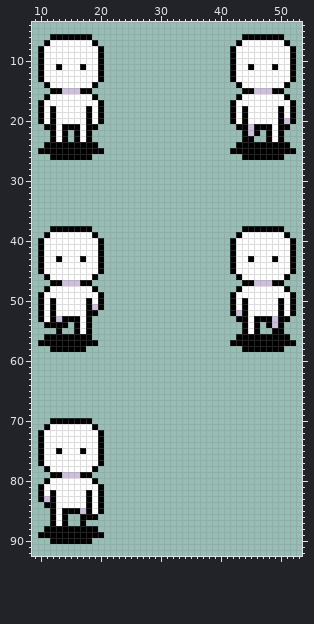
Sprite sheet: src/com/company/assets/Spritesheets/placeholderspritesheet.png. Above, as it was before the edit.
The file is 64x96 pixels. Shown: x 9..53, y 4..92.
After:
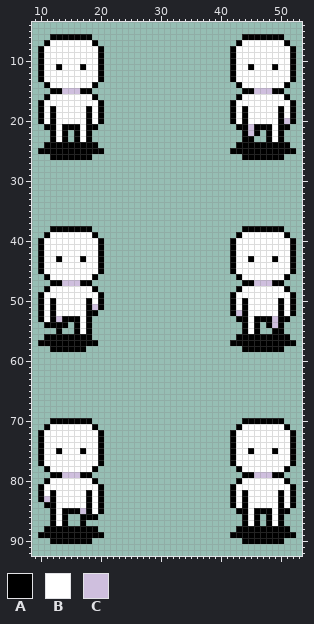
Palette (. is transparent): A #000000  B #ffffff  C #cfbfde
The edit:
y 70: x 44..50 ....... -> AAAAAAA
y 71: x 43..51 ......... -> ABBBBBBBA
y 72..74: x 42..52 ........... -> ABBBBBBBBBA
y 75: x 42..52 ........... -> ABBABBBABBA
y 76..77: x 42..52 ........... -> ABBBBBBBBBA
y 78: x 43..51 ......... -> ABBBBBBBA
y 79: x 44..50 ....... -> AACCCAA
y 80: x 43..51 ......... -> ABBBBBBBA
y 81: x 42..52 ........... -> ABBBBBBBBBA
y 82..84: x 42..52 ........... -> ABABBBBBABA
y 85: x 43..51 ......... -> AABAAABAA
y 86..87: x 44..46 ... -> ABA; x 48..50 ... -> ABA
y 88: x 43..51 ......... -> AAAAAAAAA
y 89: x 42..52 ........... -> AAAAAAAAAAA
y 90: x 44..50 ....... -> AAAAAAA
Pixel boxes of the changes (left, top, right, bottom) in both pictures:
added: (230, 418, 296, 544)
